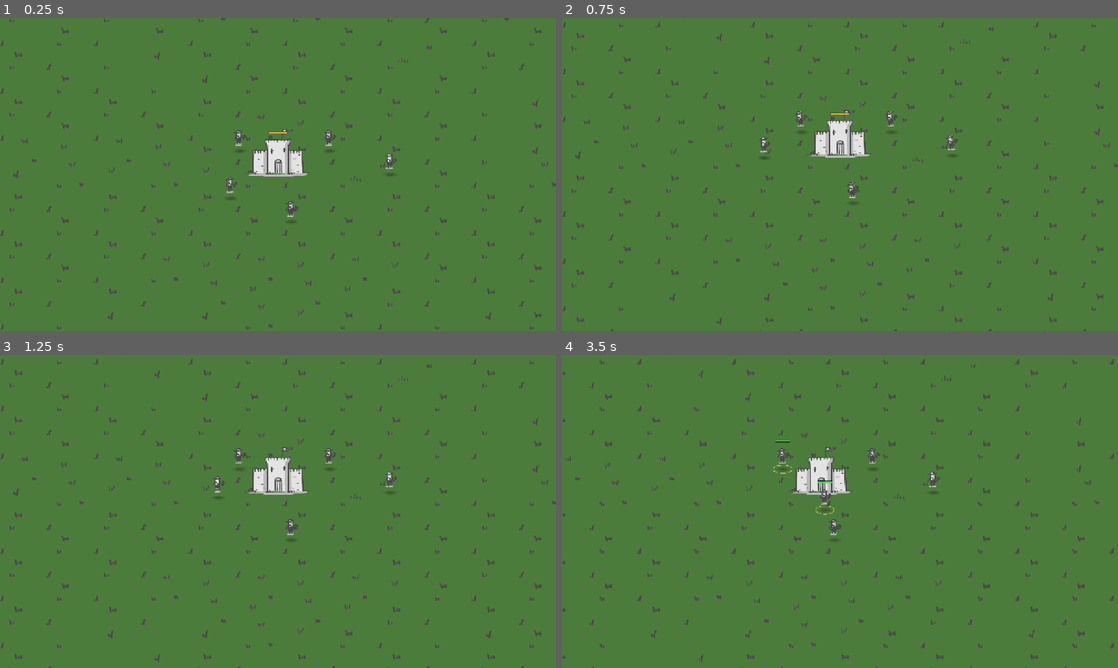
Above: before the commit, frames 1-4 (two rows, left to right).
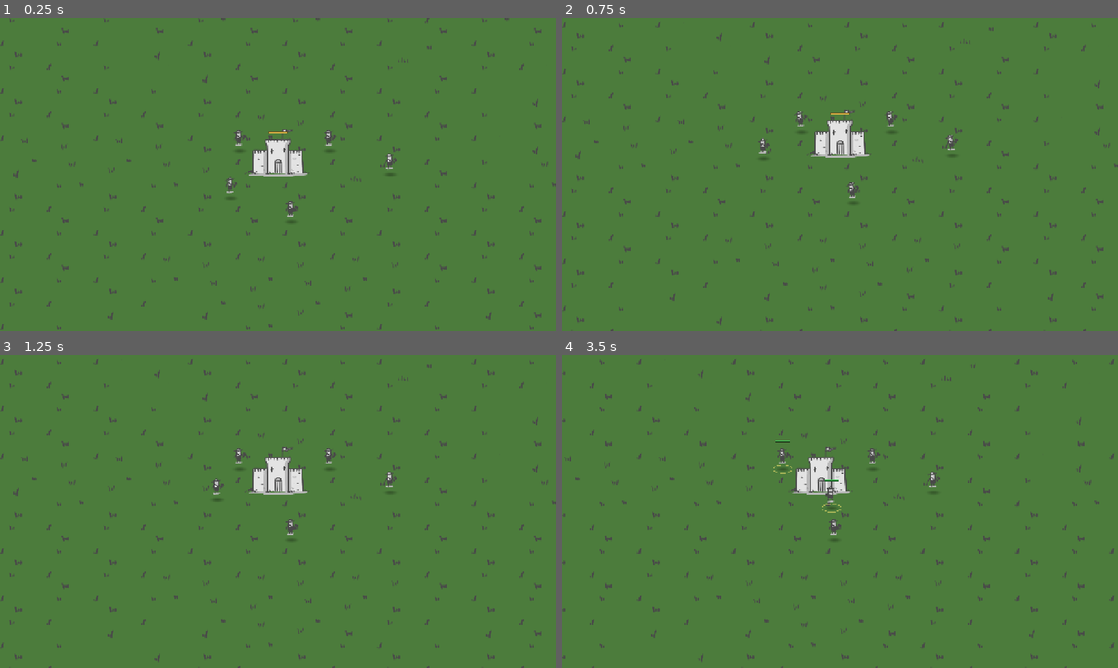
Above: after the commit, the same moments.

Repository: manurode/gameX
Game: Godot game, scene res://tests/navigation_integration.tscn
Two runs of this game, one before a commit and one after it. Both use one fixed random seed, a clock stepped at 60 frames per second and the inputs below. This scene is started directly instead of the project's main scene.
Inputs (mouse positions are in pixels of both pictures, inside the frame that each line leads up to):
- Up to frame 1 (0.25 s): no input
- Up to frame 2 (0.75 s): tap Enter at 0.5 s; move the mouse to (962, 158) at 0.52 s; tap S (camera_pan_down) at 0.6 s; click (962, 158) at 0.67 s
- Up to frame 3 (1.25 s): no input
- Up to frame 4 (3.5 s): drag from (728, 527) to (812, 574) at 1.27 s; move the mouse to (895, 442) at 2.02 s; tap D (camera_pan_right) at 2.1 s; click (895, 442) at 2.17 s; drag from (812, 574) to (673, 464) at 2.77 s

Frame 1 is identical in both runs. In frame 2, less than 0.1% of the frame differs, in the area x 35-38%, y 38-44%; in frame 3, less than 0.1%; in frame 4, 0.2%, in the area x 45-51%, y 39-52%.

Commit message:
feat: Enhance navigation system with path caching and queueing for improved performance

Diff:
--- a/scripts/units/unit.gd
+++ b/scripts/units/unit.gd
@@ -439,8 +439,24 @@
 		return a.get_instance_id() < b.get_instance_id()
 	)
 
+	var navigation_manager: Node = null
+	if not valid_units.is_empty():
+		var tree := valid_units[0].get_tree()
+		if tree != null:
+			navigation_manager = tree.get_first_node_in_group("navigation_manager")
+
+	var path_requests: Array = []
 	for i in valid_units.size():
-		valid_units[i].move_to(slots[i])
+		var unit := valid_units[i]
+		var slot := slots[i]
+		unit.move_to(slot)
+		path_requests.append({
+			"from": unit.global_position,
+			"to": slot,
+		})
+
+	if navigation_manager != null and navigation_manager.has_method("queue_navigation_paths"):
+		navigation_manager.call("queue_navigation_paths", path_requests)
 
 
 func select() -> void:
@@ -1059,9 +1075,23 @@
 		global_position,
 		target
 	)
+	if _navigation_path.is_empty():
+		navigation_manager.call("queue_navigation_path", global_position, target)
+		_resolved_navigation_target = navigation_manager.call(
+			"get_closest_walkable_point",
+			target
+		)
+		_navigation_path_target = target
+		_navigation_map_version = current_version
+		return
+
+	_apply_navigation_path(target)
+	_navigation_map_version = current_version
+
+
+func _apply_navigation_path(target: Vector2) -> void:
 	_navigation_path_index = 0
 	_navigation_path_target = target
-	_navigation_map_version = current_version
 	_resolved_navigation_target = target
 	if not _navigation_path.is_empty():
 		_resolved_navigation_target = _navigation_path[-1]
@@ -1071,11 +1101,6 @@
 			<= PATH_WAYPOINT_REACHED
 		):
 			_navigation_path_index += 1
-	else:
-		_resolved_navigation_target = navigation_manager.call(
-			"get_closest_walkable_point",
-			target
-		)
 
 
 func _force_navigation_repath(target: Vector2) -> void:
@@ -1123,6 +1148,16 @@
 
 	navigation_agent.target_desired_distance = desired_distance
 	_sync_navigation_target(target)
+
+	if _navigation_path.is_empty():
+		if _resolved_navigation_target != Vector2.INF:
+			var fallback_direction := global_position.direction_to(_resolved_navigation_target)
+			if fallback_direction != Vector2.ZERO:
+				_move_along_path(fallback_direction, _resolved_navigation_target, delta)
+				return
+		velocity = Vector2.ZERO
+		_play_idle()
+		return
 
 	var direction := _get_navigation_direction(target)
 	if direction == Vector2.ZERO:
--- a/scripts/world/navigation_setup.gd
+++ b/scripts/world/navigation_setup.gd
@@ -7,6 +7,8 @@
 const SEGMENT_SAMPLE_STEP := 8.0
 const CLOSEST_POINT_SEARCH_LIMIT := 48
 const DYNAMIC_REBUILD_RADIUS := 128.0
+const PATHS_PER_FRAME := 12
+const PATH_CACHE_LIMIT := 512
 
 var _ground_layer: TinyTilesMap
 var _sector_regions: Dictionary = {}
@@ -19,6 +21,8 @@
 var _path_grid_origin := Vector2.ZERO
 var _path_grid_size := Vector2i.ZERO
 var _navigation_version := 0
+var _path_cache: Dictionary = {}
+var _path_queue: Array[Dictionary] = []
 
 
 func setup_from_ground(ground_layer: TinyTilesMap) -> void:
@@ -26,6 +30,11 @@
 	add_to_group("navigation_manager")
 	navigation_polygon = null
 	_create_sector_regions()
+	set_process(true)
+
+
+func _process(_delta: float) -> void:
+	_process_path_queue()
 
 
 func rebuild_navigation(obstacles: Array = [], buildings: Array = []) -> void:
@@ -246,10 +255,61 @@
 			point_id,
 			not _is_world_point_walkable(_grid_to_world(point_id))
 		)
-	_navigation_version += 1
+	_bump_navigation_version()
 
 
 func get_navigation_path(from_position: Vector2, target_position: Vector2) -> PackedVector2Array:
+	var cache_key := _make_path_cache_key(from_position, target_position)
+	if _path_cache.has(cache_key):
+		return _path_cache[cache_key]
+
+	queue_navigation_path(from_position, target_position)
+	return PackedVector2Array()
+
+
+func queue_navigation_path(from_position: Vector2, target_position: Vector2) -> void:
+	if _path_grid_size == Vector2i.ZERO:
+		return
+
+	var cache_key := _make_path_cache_key(from_position, target_position)
+	if _path_cache.has(cache_key):
+		return
+
+	for request in _path_queue:
+		if request.get("key", "") == cache_key:
+			return
+
+	_path_queue.append({
+		"from": from_position,
+		"to": target_position,
+		"key": cache_key,
+	})
+
+
+func queue_navigation_paths(requests: Array) -> void:
+	for request in requests:
+		if request is Dictionary:
+			queue_navigation_path(request.get("from", Vector2.ZERO), request.get("to", Vector2.ZERO))
+
+
+func _process_path_queue() -> void:
+	var processed := 0
+	while not _path_queue.is_empty() and processed < PATHS_PER_FRAME:
+		var request: Dictionary = _path_queue.pop_front()
+		var cache_key: String = request.get("key", "")
+		if cache_key.is_empty() or _path_cache.has(cache_key):
+			processed += 1
+			continue
+
+		var from_position: Vector2 = request.get("from", Vector2.ZERO)
+		var target_position: Vector2 = request.get("to", Vector2.ZERO)
+		_path_cache[cache_key] = _compute_navigation_path(from_position, target_position)
+		if _path_cache.size() > PATH_CACHE_LIMIT:
+			_path_cache.clear()
+		processed += 1
+
+
+func _compute_navigation_path(from_position: Vector2, target_position: Vector2) -> PackedVector2Array:
 	if _path_grid_size == Vector2i.ZERO:
 		return PackedVector2Array()
 
@@ -274,6 +334,24 @@
 		raw_path.append(reachable_target)
 
 	return _smooth_path(raw_path)
+
+
+func _make_path_cache_key(from_position: Vector2, target_position: Vector2) -> String:
+	var start_id := _world_to_grid(from_position)
+	var target_id := _world_to_grid(target_position)
+	return "%d:%d:%d:%d:%d" % [
+		_navigation_version,
+		start_id.x,
+		start_id.y,
+		target_id.x,
+		target_id.y,
+	]
+
+
+func _bump_navigation_version() -> void:
+	_navigation_version += 1
+	_path_cache.clear()
+	_path_queue.clear()
 
 
 func get_closest_walkable_point(world_position: Vector2) -> Vector2:
@@ -320,7 +398,7 @@
 			if not _is_world_point_walkable(_grid_to_world(point_id)):
 				_path_grid.set_point_solid(point_id, true)
 
-	_navigation_version += 1
+	_bump_navigation_version()
 
 
 func _world_to_grid(world_position: Vector2) -> Vector2i:
@@ -442,6 +520,7 @@
 	var sample_count := maxi(1, ceili(distance / SEGMENT_SAMPLE_STEP))
 	for i in range(1, sample_count + 1):
 		var point := from_position.lerp(to_position, float(i) / float(sample_count))
-		if not _is_world_point_walkable(point):
+		var grid_id := _world_to_grid(point)
+		if not _is_grid_id_valid(grid_id) or _path_grid.is_point_solid(grid_id):
 			return false
 	return true
--- a/scripts/world/terrain_obstacle.gd
+++ b/scripts/world/terrain_obstacle.gd
@@ -17,7 +17,8 @@
 	blocks: bool,
 	slow_mult: float = 1.0,
 	slow_rad: float = 0.0,
-	block_half: Vector2 = Vector2(40.0, 25.0)
+	block_half: Vector2 = Vector2(40.0, 25.0),
+	show_sprite: bool = true
 ) -> void:
 	blocks_movement = blocks
 	slow_multiplier = slow_mult
@@ -25,13 +26,14 @@
 	nav_block_half_size = block_half
 	position = world_position
 
-	_sprite = Sprite2D.new()
-	_sprite.texture = texture
-	_sprite.centered = true
-	_sprite.texture_filter = CanvasItem.TEXTURE_FILTER_LINEAR
-	_sprite.offset = sprite_offset
-	_sprite.y_sort_enabled = true
-	add_child(_sprite)
+	if show_sprite:
+		_sprite = Sprite2D.new()
+		_sprite.texture = texture
+		_sprite.centered = true
+		_sprite.texture_filter = CanvasItem.TEXTURE_FILTER_LINEAR
+		_sprite.offset = sprite_offset
+		_sprite.y_sort_enabled = true
+		add_child(_sprite)
 
 	if blocks_movement:
 		_collision_body = StaticBody2D.new()
--- a/scripts/world/world_decorations.gd
+++ b/scripts/world/world_decorations.gd
@@ -16,6 +16,10 @@
 	"res://assets/tilesets/tiny_tiles/Environment/Terrain/Wheat/env_wheat_a.png",
 	"res://assets/tilesets/tiny_tiles/Environment/Terrain/Wheat/env_wheat_b.png",
 ]
+const FOREST_SLOW_MULTIPLIER := 0.62
+const FOREST_SLOW_RADIUS := 88.0
+const FOREST_BLOCK_HALF := Vector2(52.0, 32.0)
+const MOUNTAIN_BLOCK_HALF := Vector2(68.0, 42.0)
 const MILL_WHEAT_COLUMNS := 3
 const MILL_WHEAT_ROWS := 2
 const MILL_WHEAT_OFFSET := Vector2(0.0, 32.0)
@@ -98,6 +102,36 @@
 		node.setup(texture, world_pos, resource_kind, placement.get("amount", 100), offset)
 		add_child(node)
 		_resource_nodes.append(node)
+		_spawn_resource_terrain(kind, texture, world_pos, offset)
+
+
+func _spawn_resource_terrain(kind: String, texture: Texture2D, world_pos: Vector2, offset: Vector2) -> void:
+	var obstacle := TerrainObstacle.new()
+	if kind == "wood":
+		obstacle.setup(
+			texture,
+			world_pos,
+			offset,
+			false,
+			FOREST_SLOW_MULTIPLIER,
+			FOREST_SLOW_RADIUS,
+			FOREST_BLOCK_HALF,
+			false
+		)
+	else:
+		obstacle.setup(
+			texture,
+			world_pos,
+			offset,
+			true,
+			1.0,
+			0.0,
+			MOUNTAIN_BLOCK_HALF,
+			false
+		)
+	obstacle.add_to_group("terrain_obstacles")
+	add_child(obstacle)
+	_obstacles.append(obstacle)
 
 
 func _spawn_decorations(placements: Array[Dictionary]) -> void:
--- a/tests/navigation_integration.gd
+++ b/tests/navigation_integration.gd
@@ -47,7 +47,13 @@
 
 	var start := building.global_position + Vector2(-240.0, 0.0)
 	var destination := building.global_position + Vector2(240.0, 0.0)
-	var path: PackedVector2Array = navigation_manager.get_navigation_path(start, destination)
+	navigation_manager.queue_navigation_path(start, destination)
+	var path := PackedVector2Array()
+	for _frame in 120:
+		await get_tree().process_frame
+		path = navigation_manager.get_navigation_path(start, destination)
+		if not path.is_empty():
+			break
 	assert(path.size() >= 3, "The route must bend around the building.")
 
 	unit.global_position = start
